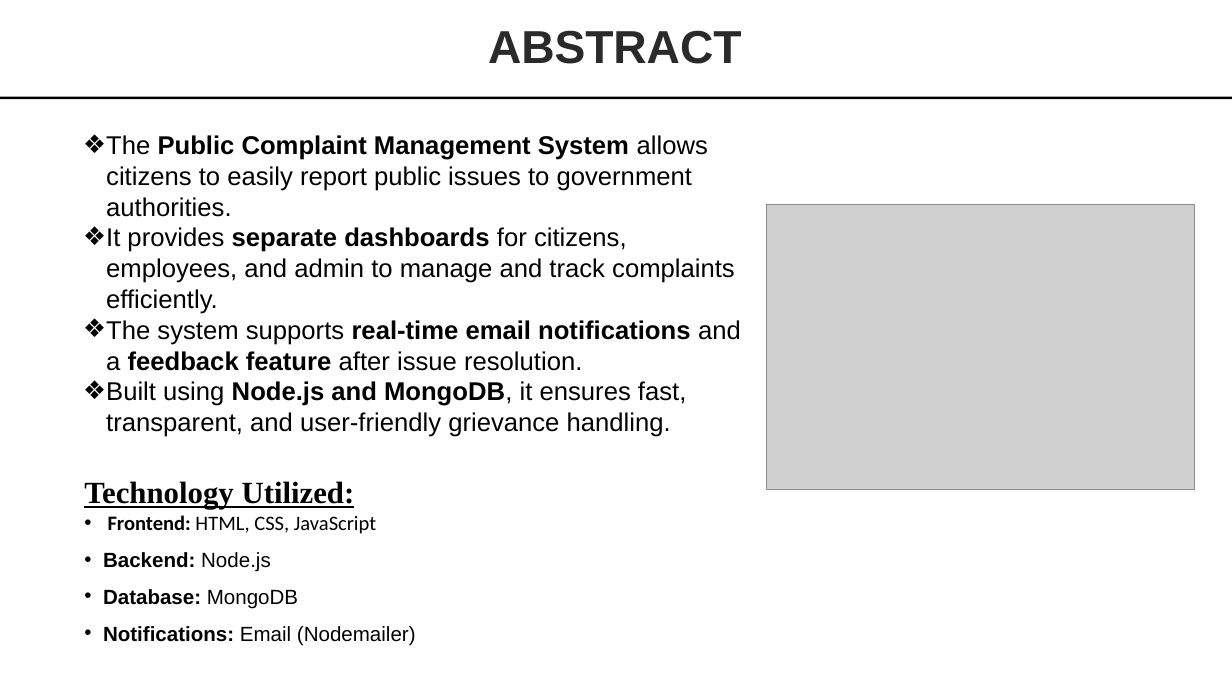
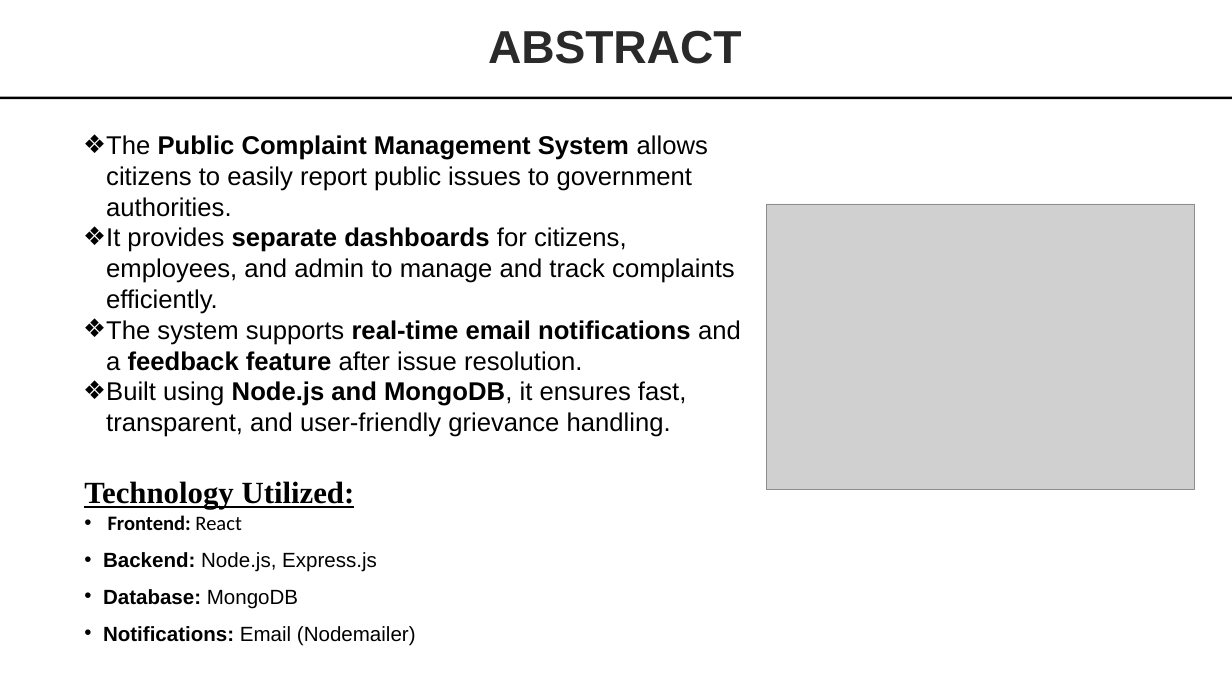
Before and after one commit to Devadharshini152/Smart-Complaint-Mangement-System, a slide deck: slide 3 of A21_ppt[1].pptx. Drawn at 1232x693 pixels with LibreOffice and Linux fonts; fonts in the diff are those of the drawing; grey boxes stand for pictures. Boxes give left, top, right and bottom in pixels: in the first picture for what was removed or moved away, otherwise in the second. Text is boxed around its words. In the diff, an @@ line names an element or a change of style, - is before the commit and + after.

```diff
--- a/A21_ppt[1].pptx
+++ b/A21_ppt[1].pptx
@@ text at bbox=[103, 515, 377, 572]: text changed; font Calibri to Arial @@
-• Frontend: HTML, CSS, JavaScript
-• Backend: Node.js
+• Frontend: React
+• Backend: Node.js, Express.js
```
Also in this commit, not shown: 5 other slides changed.
